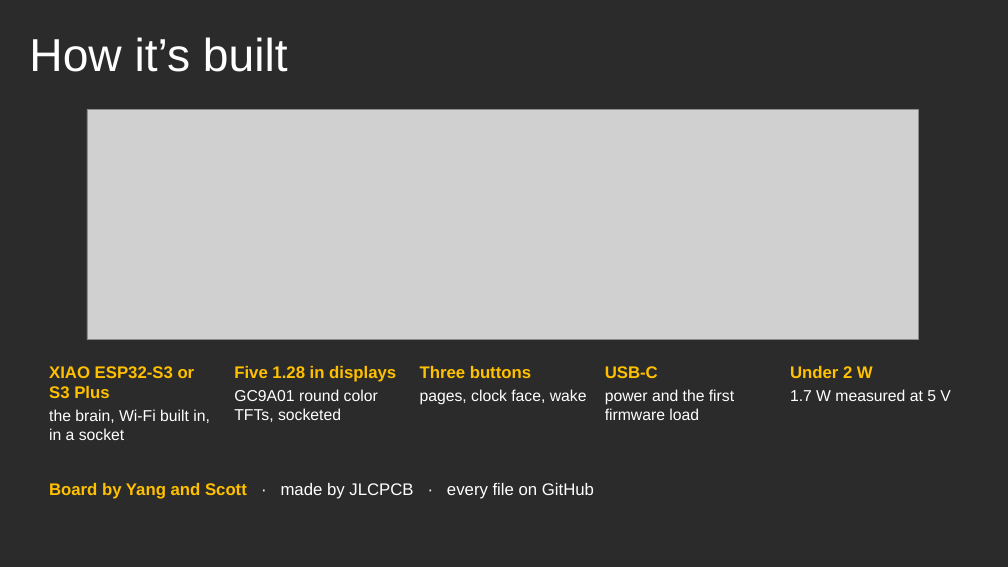
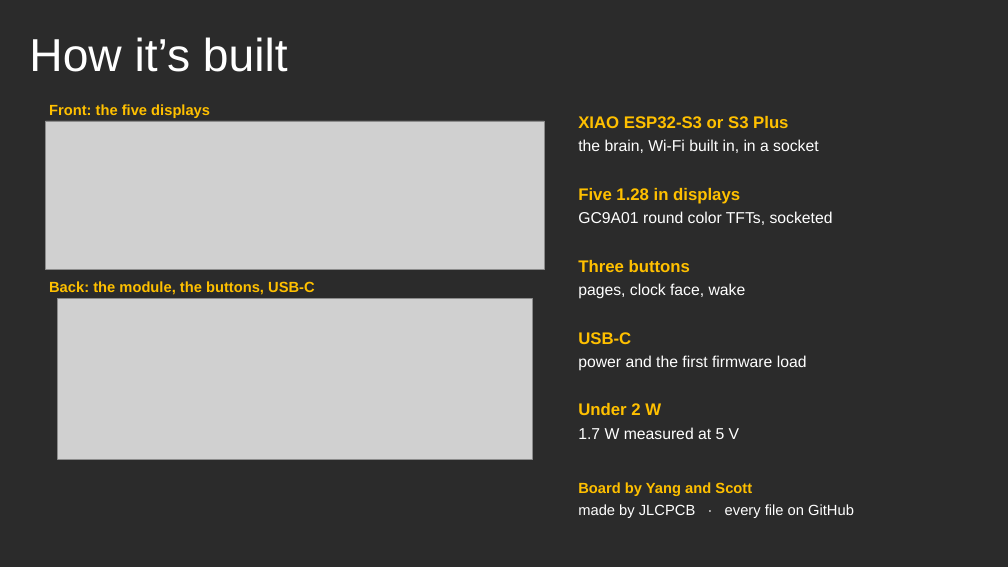
Before and after one commit to scottdube/hot-info-orbs, a slide deck: slide 6 of docs/presentation/HOT-Info-Orbs-Small-Computers-2026-10-27.pptx. Drawn at 1008x567 pixels with LibreOffice and Linux fonts; fonts in the diff are those of the drawing; grey boxes stand for pictures; background and template pictures are left out; a plain dark background stands for a picture behind light text. Boxes give left, top, right and bottom in pixels: in the first picture for what was removed or moved away, otherwise in the second. Text is boxed around its words. In the diff, an @@ line names an element or a change of style, - is before the commit and + after.

```diff
--- a/docs/presentation/HOT-Info-Orbs-Small-Computers-2026-10-27.pptx
+++ b/docs/presentation/HOT-Info-Orbs-Small-Computers-2026-10-27.pptx
@@ text added at bbox=[49, 104, 210, 118], 14 pt, text #FFC000, bold @@
+Front: the five displays
@@ picture removed at bbox=[87, 110, 919, 340] @@
@@ text "XIAO ESP32-S3 or S3 Plus" rewrapped from bbox=[49, 366, 210, 440] to bbox=[578, 116, 818, 153] @@
@@ picture added at bbox=[45, 121, 544, 269] @@
@@ text "Five 1.28 in displays" rewrapped from bbox=[234, 366, 396, 422] to bbox=[578, 188, 833, 225] @@
@@ text "Three buttons": place and size @@
-text "Three buttons" at bbox=[420, 366, 587, 405]
+text "Three buttons" at bbox=[578, 260, 746, 299]
@@ text added at bbox=[49, 281, 315, 295], 14 pt, text #FFC000, bold @@
+Back: the module, the buttons, USB-C
@@ picture added at bbox=[57, 298, 532, 459] @@
@@ text "USB-C" rewrapped from bbox=[605, 366, 734, 420] to bbox=[578, 332, 807, 370] @@
@@ text "Under 2 W": place and size @@
-text "Under 2 W" at bbox=[790, 366, 950, 401]
+text "Under 2 W" at bbox=[578, 403, 739, 439]
@@ text at bbox=[578, 482, 854, 518]: text changed; size 16 to 14 pt @@
-Board by Yang and Scott · made by JLCPCB · every file on GitHub
+Board by Yang and Scott
+made by JLCPCB · every file on GitHub
```
Also in this commit, not shown: 2 other slides changed, 4 other files.
